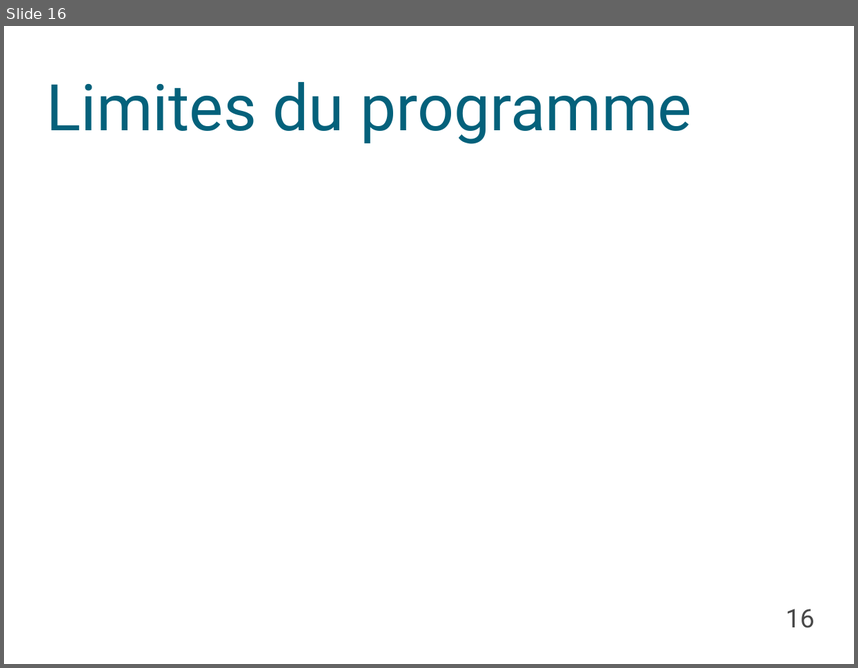
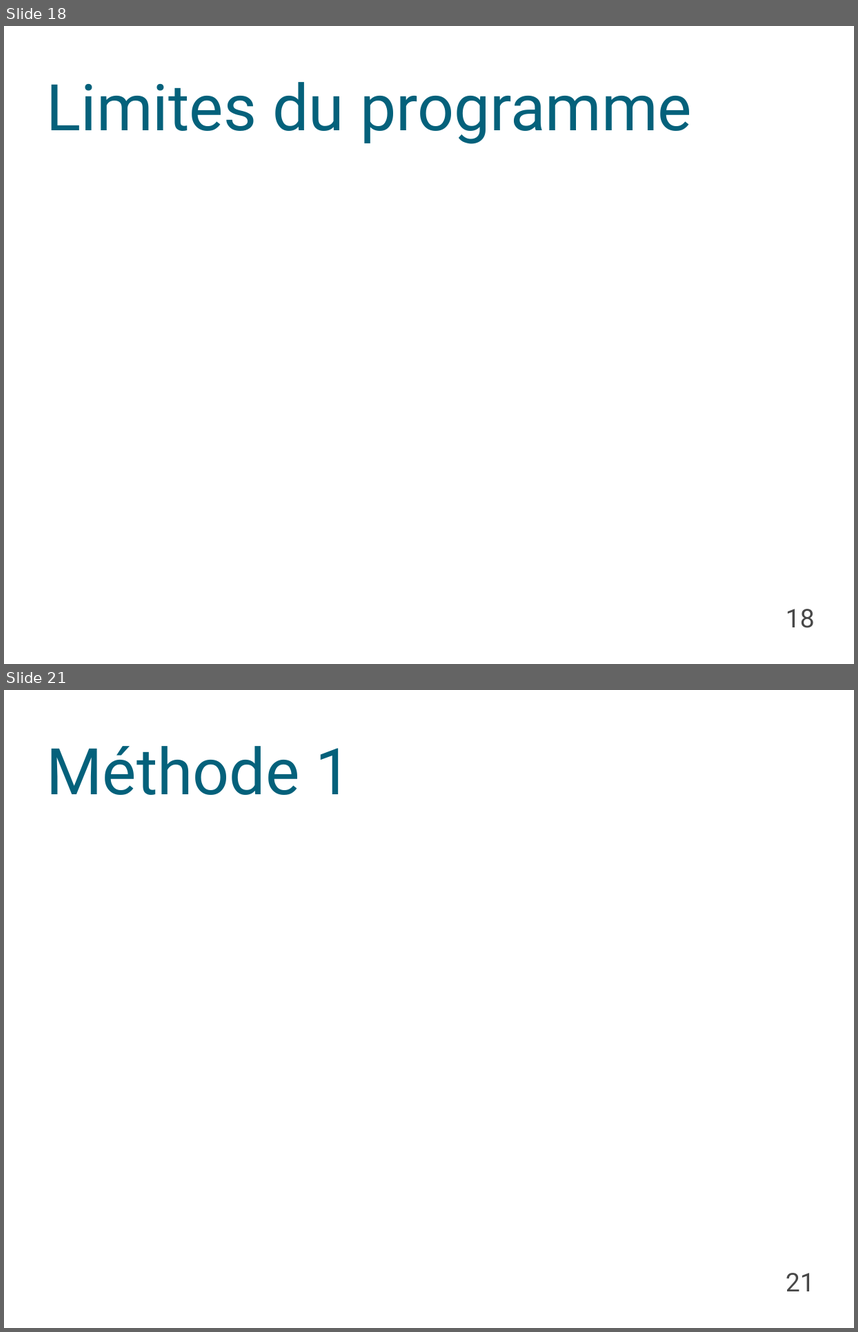
Before and after one commit to Triw-12/hanamikoji_solve, a slide deck: diaporama/Règles.odp. Shown one above the other, each under a label of ours: slide 16 before the commit, slides 18 and 21 after it; the slides between them are not shown. The pictures are 858x668 and 858x1332 pixels, drawn with LibreOffice and Linux fonts; fonts in the diff are those of the drawing; background and template pictures are left out. Boxes give left, top, right and bottom in pixels: in the first picture for what was removed or moved away, otherwise in the second. Text is boxed around its words. In the diff, an @@ line names an element or a change of style, - is before the commit and + after.

```diff
--- a/diaporama/Règles.odp
+++ b/diaporama/Règles.odp
@@ slide 21 added at (4, 690, 854, 1328), background picture (left out) @@
@@ title added at (46, 746, 352, 795), 60 pt, text #04617B @@
+Méthode 1
@@ page number added at (786, 1272, 815, 1291), 24 pt, text #484848 @@
+21
@@ what was slide 16 is now slide 18 @@
@@ page number at (786, 608, 815, 628): text changed @@
-16
+18
```
Also in this commit, not shown: 5 slides changed, 9 other slides added, 3 other files.
